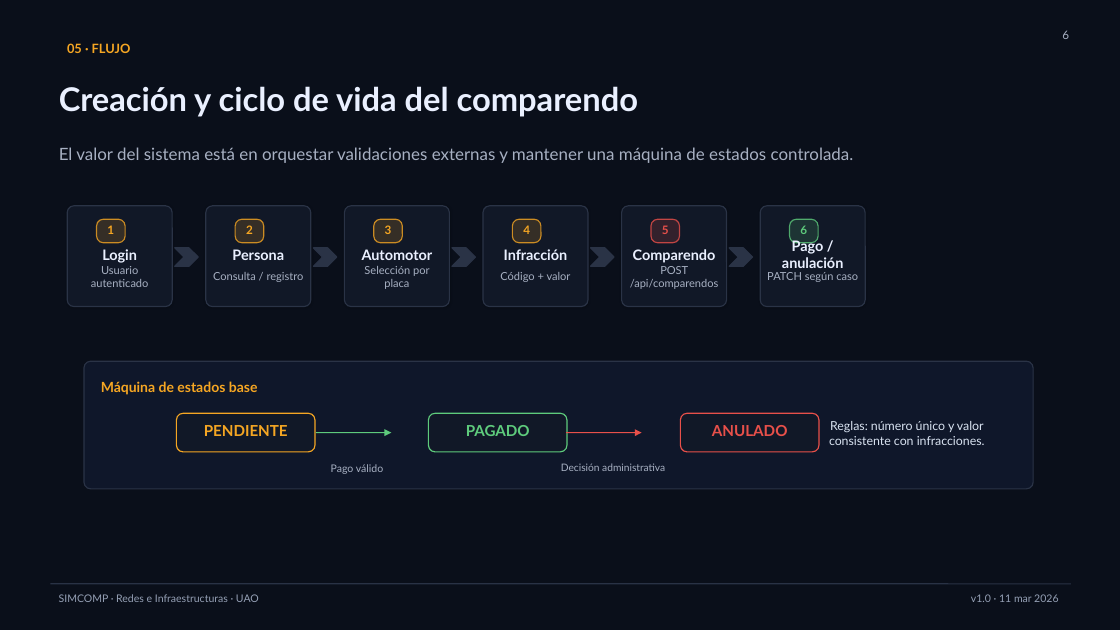
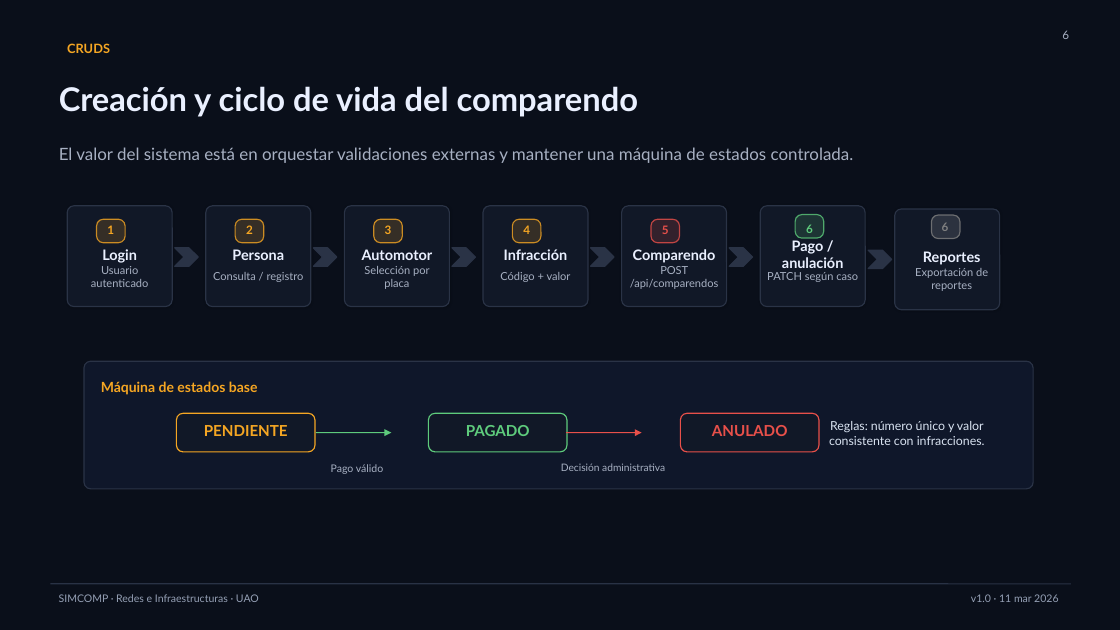
Before and after one commit to driosoft-pro/simcomp, a slide deck: slide 6 of docs/SIMCOMP.pptx. Drawn at 1120x630 pixels with LibreOffice and Linux fonts; fonts in the diff are those of the drawing. Boxes give left, top, right and bottom in pixels: in the first picture for what was removed or moved away, otherwise in the second. Text is boxed around its words. In the diff, an @@ line names an element or a change of style, - is before the commit and + after.

```diff
--- a/docs/SIMCOMP.pptx
+++ b/docs/SIMCOMP.pptx
@@ text at (67, 43, 110, 53): text changed @@
-05 · FLUJO
+CRUDS
@@ rounded rectangle added at (895, 209, 1000, 310), fill #111827, outline #2A3346 1 pt @@
@@ text "6": place and size @@
-text "6" at (800, 225, 807, 234)
+text "6" at (806, 224, 813, 233)
@@ rounded rectangle: place and size @@
-rounded rectangle at (790, 219, 818, 243)
+rounded rectangle at (796, 214, 824, 238)
@@ rounded rectangle added at (932, 215, 960, 239), fill #BFBFBF at 16% opacity, outline #808080 1 pt @@
@@ text added at (942, 223, 949, 231), 10 pt, text #808080, bold @@
+6
@@ chevron added at (869, 250, 892, 269), fill #2A3346, outline #2A3346 1 pt @@
@@ text added at (915, 268, 988, 291), 9.5 pt, text #A7B0C2 @@
+Exportación de reportes
@@ text added at (923, 251, 981, 265), 12.4 pt, text #EAF0FF, bold @@
+Reportes
```
Also in this commit, not shown: 9 other slides changed, 15 other files.
